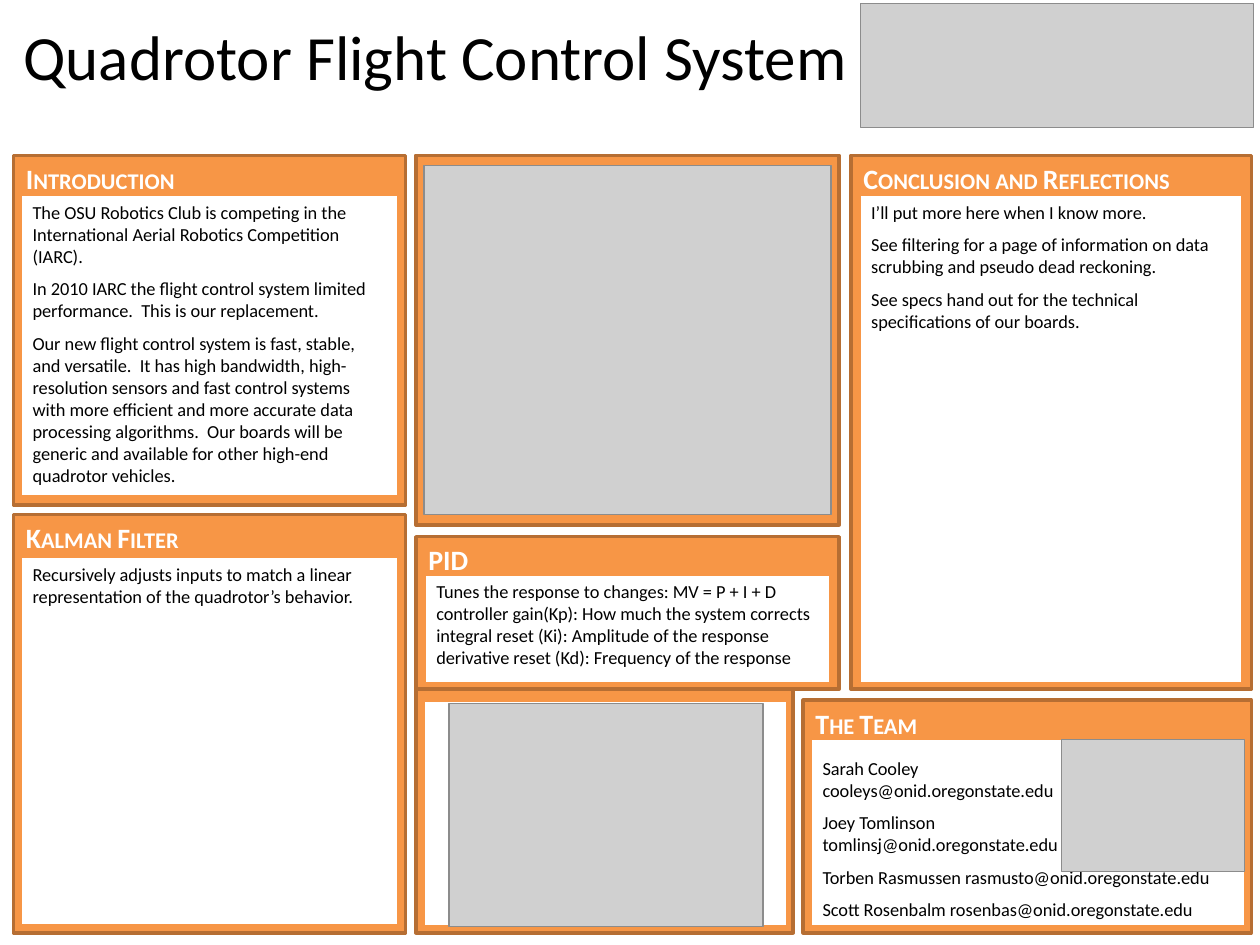
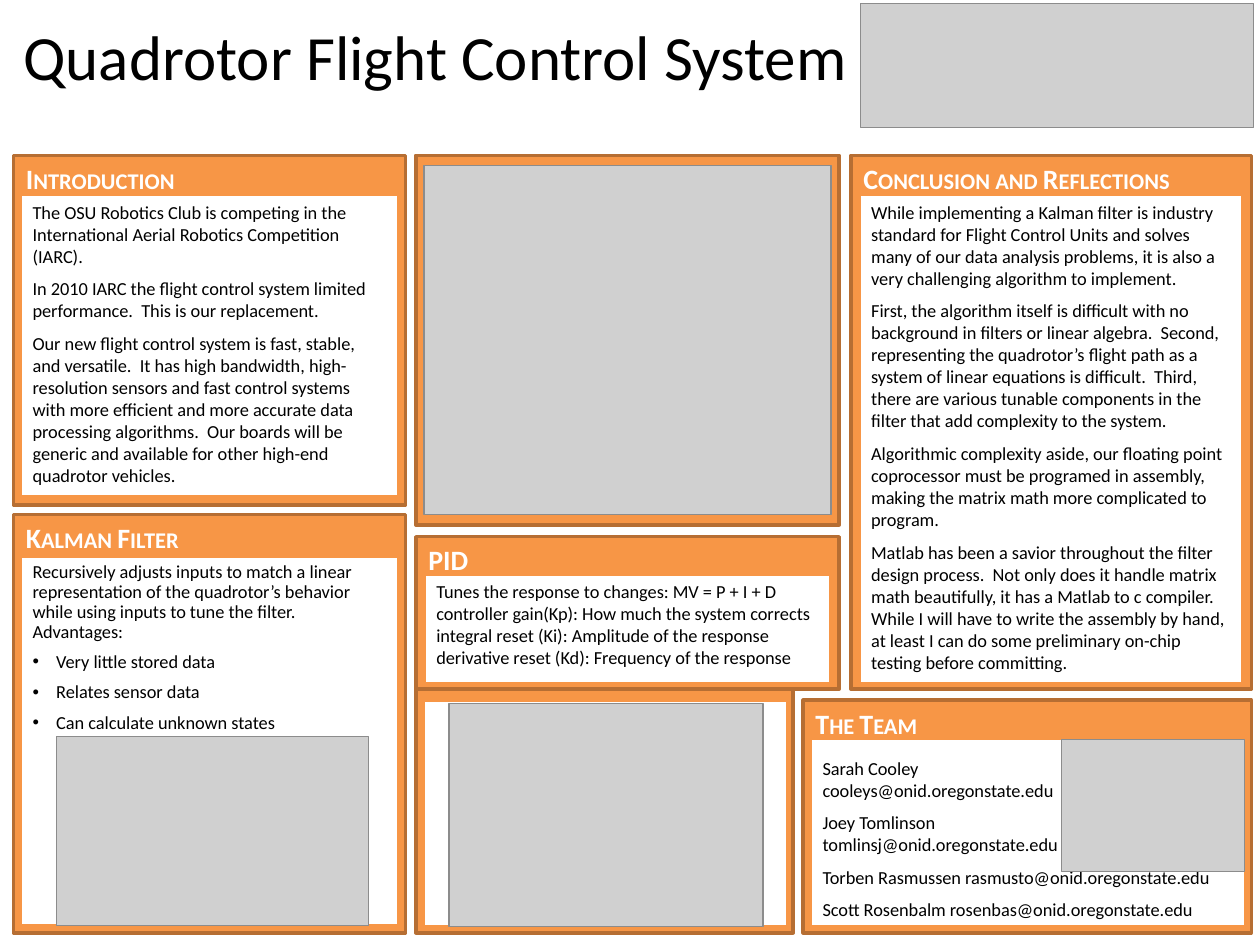
Before and after one commit to rasmusto/falcon, a slide deck: slide 1 of documentation/cs/Poster/team06.ppt. Drawn at 1260x945 pixels with LibreOffice and Linux fonts; fonts in the diff are those of the drawing; grey boxes stand for pictures. Boxes give left, top, right and bottom in pixels: in the first picture for what was removed or moved away, otherwise in the second. Text is boxed around its words. In the diff, an @@ line names an element or a change of style, - is before the commit and + after.

Commit message:
Poster

```diff
--- a/documentation/cs/Poster/team06.ppt
+++ b/documentation/cs/Poster/team06.ppt
@@ text in rectangle at box(871, 206, 1224, 672): text changed @@
-I’ll put more here when I know more.
-See filtering for a page of information on data scrubbing and pseudo dead reckoning.
-See specs hand out for the technical specifications of our boards.
+While implementing a Kalman filter is industry standard for Flight Control Units and solves many of our data analysis problems, it is also a very challenging algorithm to implement.
+First, the algorithm itself is difficult with no background in filters or linear algebra. Second, representing the quadrotor’s flight path as a system of linear equations is difficult. Third, there are various tunable components in the filter that add complexity to the system.
+Algorithmic complexity aside, our floating point coprocessor must be programed in assembly, making the matrix math more complicated to program.
+Matlab has been a savior throughout the filter design process. Not only does it handle matrix math beautifully, it has a Matlab to c compiler. While I will have to write the assembly by hand, at least I can do some preliminary on-chip testing before committing.
@@ text in rectangle at box(33, 565, 352, 729): text changed @@
-Recursively adjusts inputs to match a linear representation of the quadrotor’s behavior.
+Recursively adjusts inputs to match a linear representation of the quadrotor’s behavior while using inputs to tune the filter.
+Advantages:
+• Very little stored data
+• Relates sensor data
+• Can calculate unknown states
@@ picture added at box(57, 737, 369, 926) @@
```
